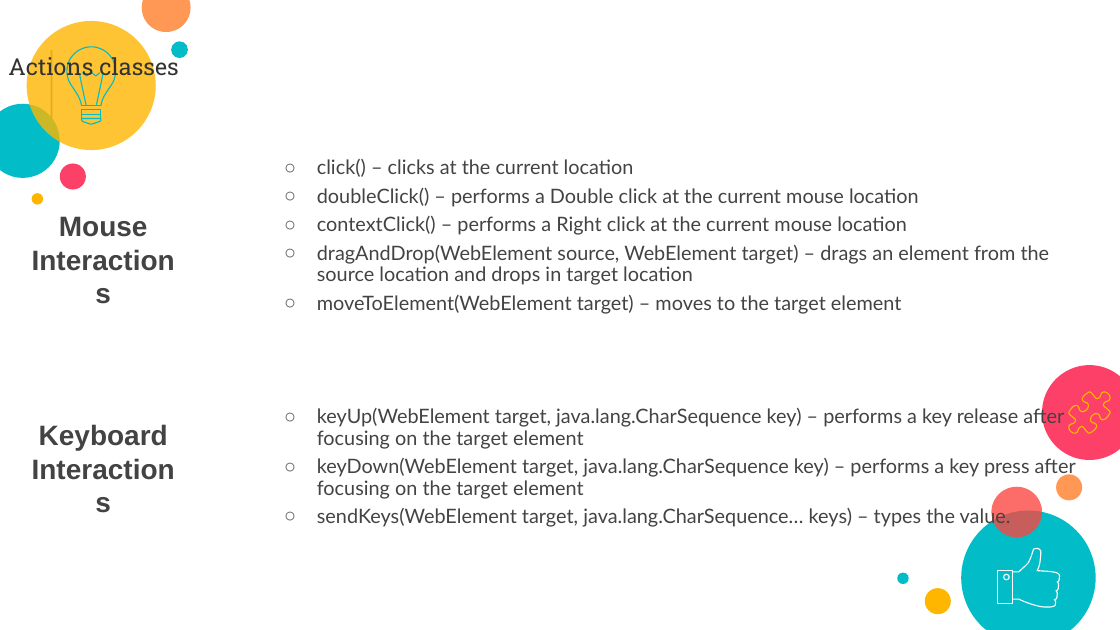
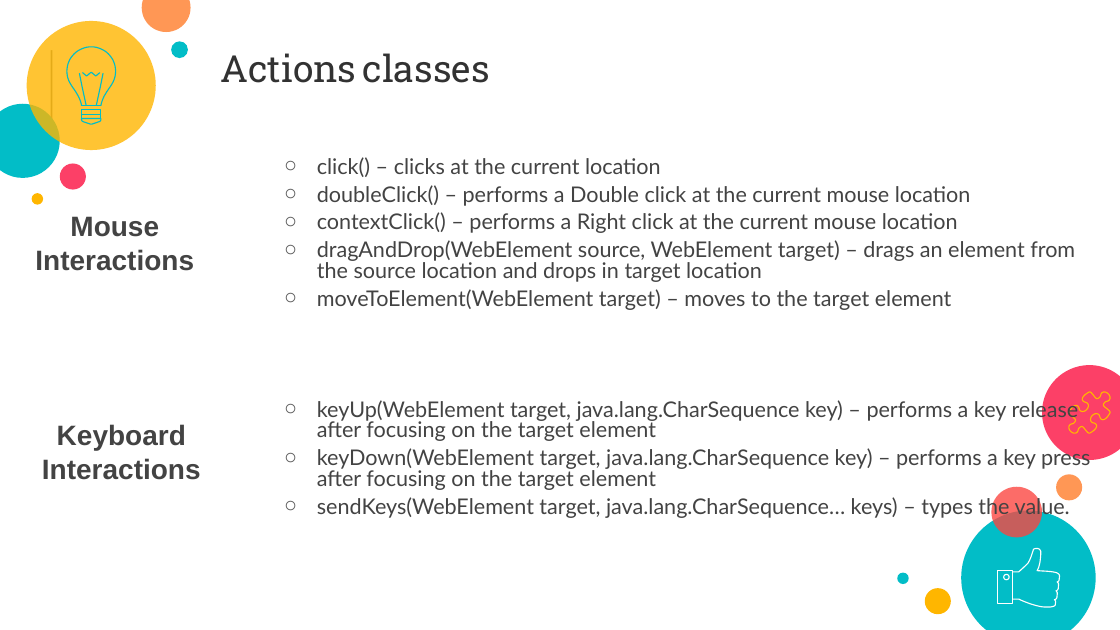
Before and after one commit to ashwinbalajiks/pragra-docs, a slide deck: slide 15 of Selenium/Pragra_Selenium_Draft_12Nov.pptx. Drawn at 1120x630 pixels with LibreOffice and Linux fonts; fonts in the diff are those of the drawing; background and template pictures are left out. Boxes give left, top, right and bottom in pixels: in the first picture for what was removed or moved away, otherwise in the second. Text is boxed around its words. In the diff, an @@ line names an element or a change of style, - is before the commit and + after.

Commit message:
Update Presentation deck

```diff
--- a/Selenium/Pragra_Selenium_Draft_12Nov.pptx
+++ b/Selenium/Pragra_Selenium_Draft_12Nov.pptx
@@ title "Actions classes": place and size @@
-title "Actions classes" at [8,54,179,81]
+title "Actions classes" at [221,53,490,83]
@@ title "Actions classes" at [221,53,490,83]: size 20 to 32 pt @@
@@ text "click() – clicks at the ..." at [317,157,1091,519]: size 17 to 18.5 pt; line spacing 0.9 to 0.8 @@
@@ text "Mouse Interactions" rewrapped from [59,216,148,237] to [35,216,194,271] @@
@@ text "Keyboard Interactions" rewrapped from [39,424,168,450] to [42,424,201,480] @@
```
Also in this commit, not shown: 6 other slides changed, 2 slides added, 2 slides removed.
